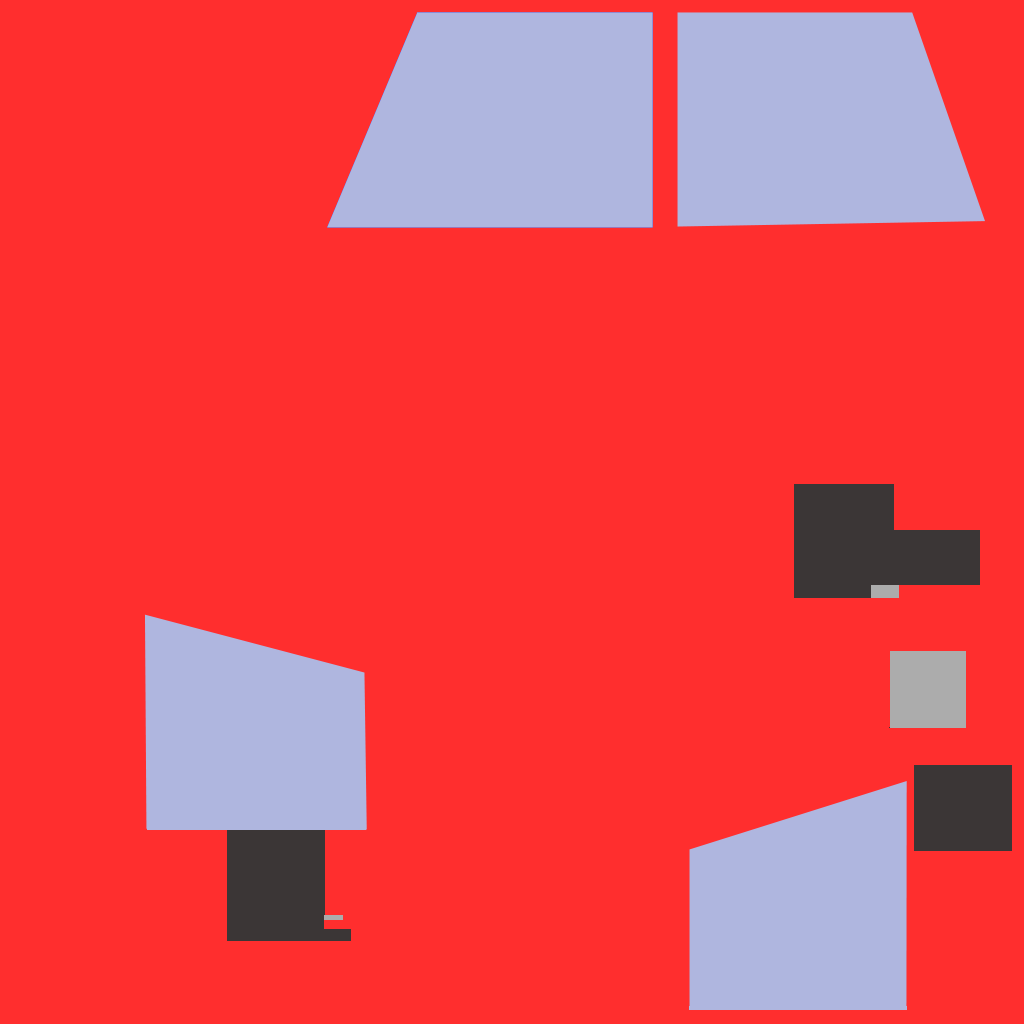
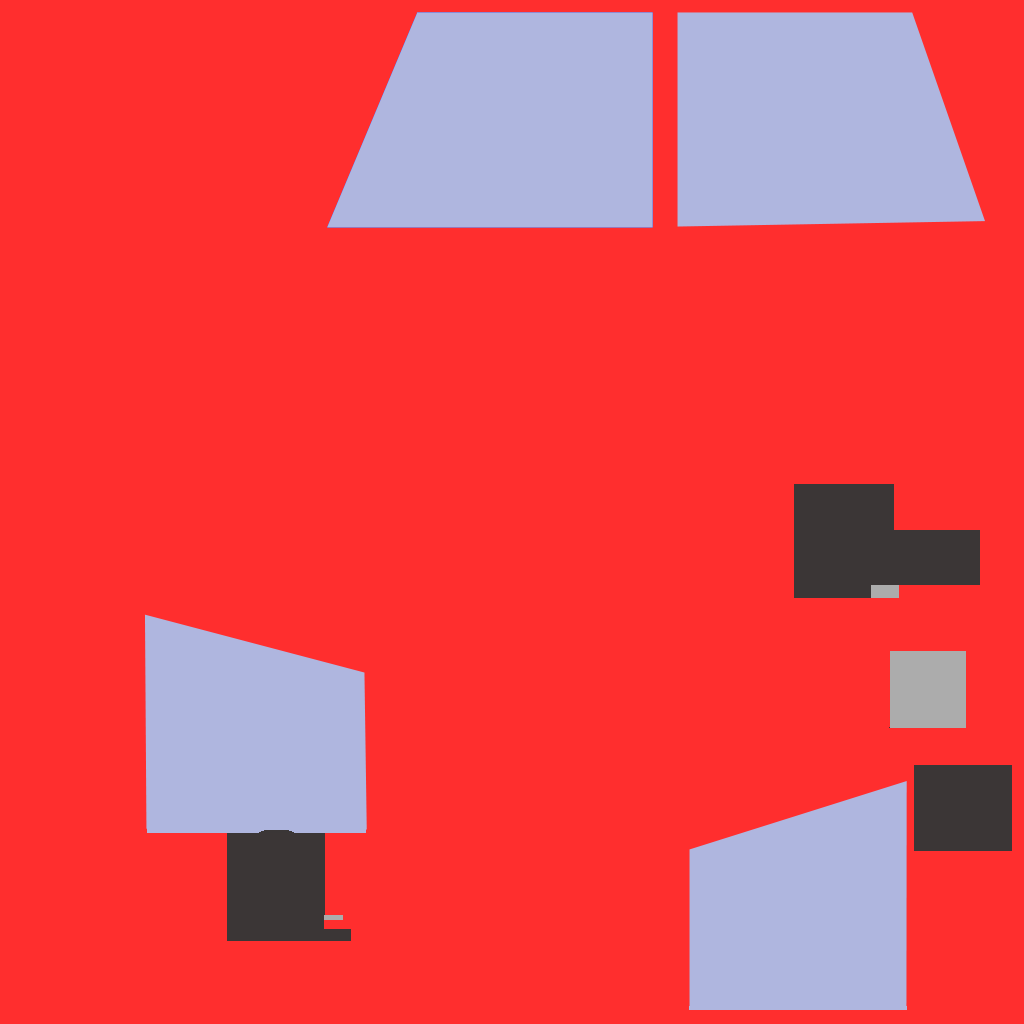
Revision of a layered 1024 × 1024 image; what changed, layer by layer:
painted on "Tires" over [227, 830, 325, 833]
painted on "Windows" over [147, 830, 366, 833]
